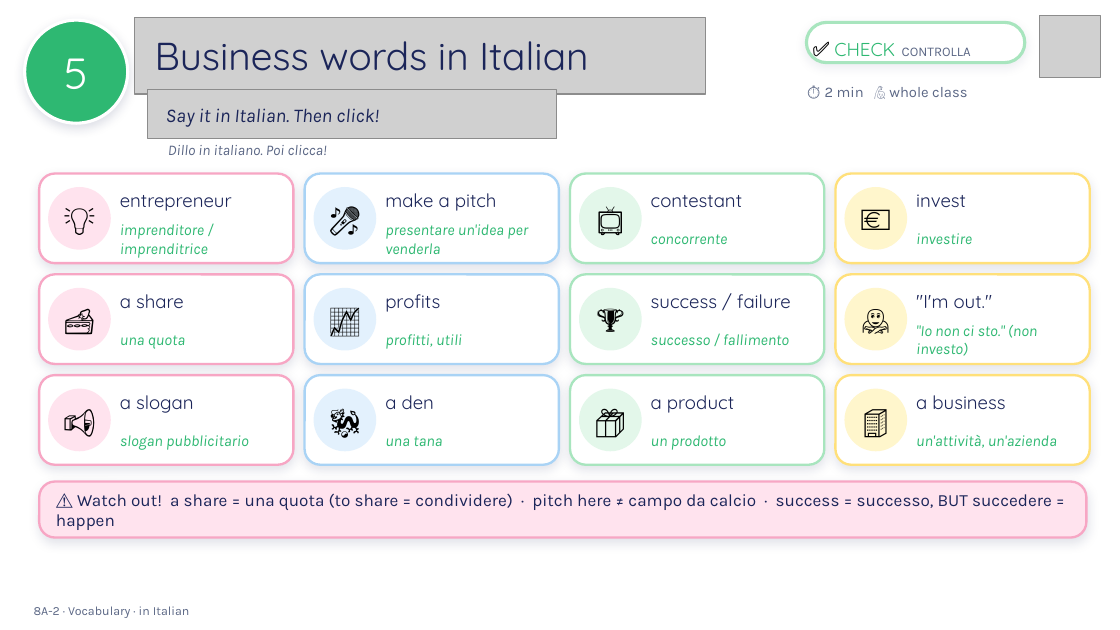
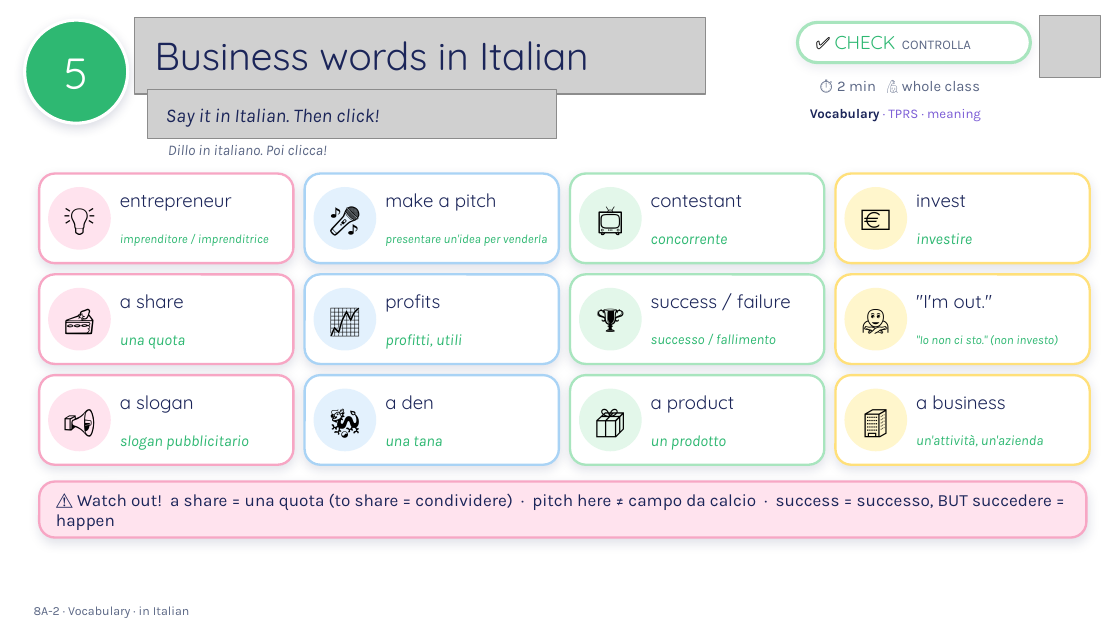
Before and after one commit to londonlanguageschool/Bagheria-, a slide deck: slide 5 of materials/B1/B1_8A-2_The_right_job_for_you.pptx. Drawn at 1120x630 pixels with LibreOffice and Linux fonts; fonts in the diff are those of the drawing; grey boxes stand for pictures; background and template pictures are left out. Boxes give left, top, right and bottom in pixels: in the first picture for what was removed or moved away, otherwise in the second. Text is boxed around its words. In the diff, an @@ line names an element or a change of style, - is before the commit and + after.

```diff
--- a/materials/B1/B1_8A-2_The_right_job_for_you.pptx
+++ b/materials/B1/B1_8A-2_The_right_job_for_you.pptx
@@ rounded rectangle "✅ CHECK CONTROLLA": place and size @@
-rounded rectangle "✅ CHECK CONTROLLA" at bbox=[806, 22, 1025, 63]
+rounded rectangle "✅ CHECK CONTROLLA" at bbox=[797, 22, 1030, 63]
@@ rounded rectangle "✅ CHECK CONTROLLA" at bbox=[797, 22, 1030, 63]: size 13 to 11 pt in "✅" @@
@@ text "⏱ 2 min 🙋 whole ...": place and size @@
-text "⏱ 2 min 🙋 whole ..." at bbox=[825, 87, 967, 97]
+text "⏱ 2 min 🙋 whole ..." at bbox=[837, 81, 980, 91]
@@ text added at bbox=[810, 109, 981, 122], 8.5 pt, text #7B5CD6 @@
+Vocabulary · TPRS · meaning
@@ text "successo / fallimento" at bbox=[651, 334, 776, 344]: size 10 to 9 pt @@
@@ size 10 to 8 pt in 3 elements at bbox=[120, 234, 269, 246], bbox=[385, 234, 547, 246], bbox=[916, 335, 1058, 345] @@
@@ text "un'attività, un'azienda" at bbox=[916, 435, 1043, 447]: size 10 to 9 pt @@
```
Also in this commit, not shown: 19 other slides changed, 31 other files.
